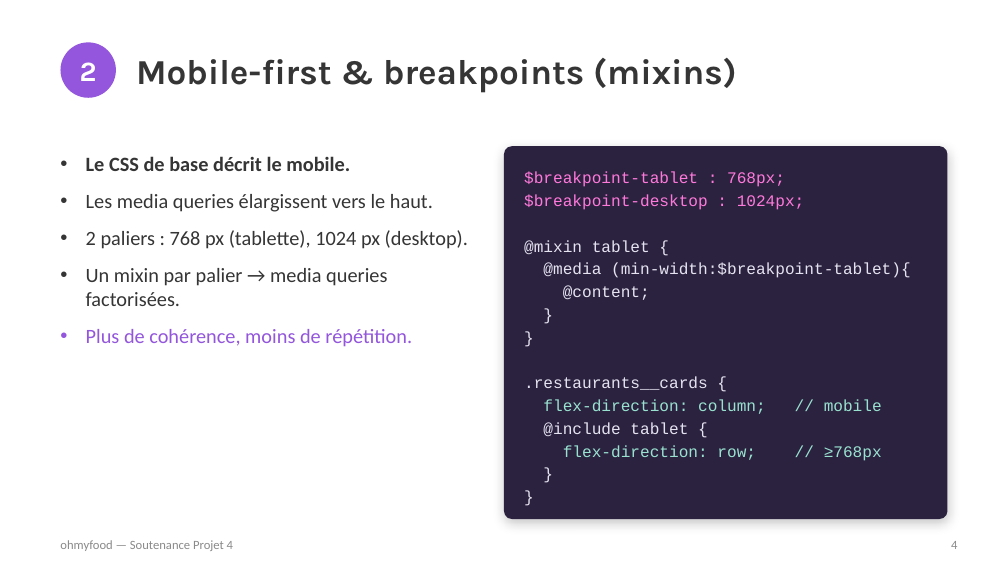
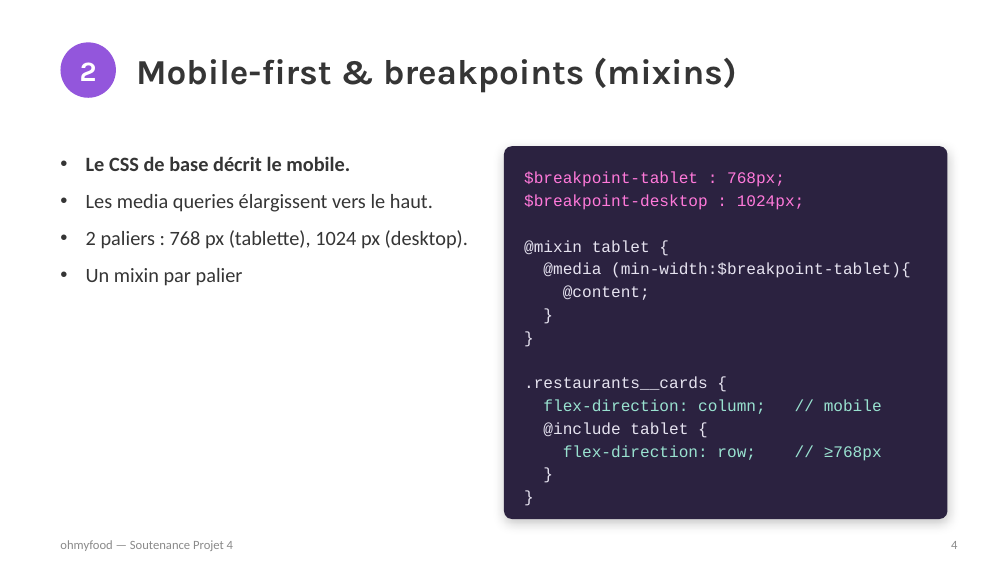
Before and after one commit to nico67-als/Ohmyfood, a slide deck: slide 4 of Soutenance/Ohmyfood_Soutenance.pptx. Drawn at 1008x567 pixels with LibreOffice and Linux fonts; fonts in the diff are those of the drawing. Boxes give left, top, right and bottom in pixels: in the first picture for what was removed or moved away, otherwise in the second. Text is boxed around its words. In the diff, an @@ line names an element or a change of style, - is before the commit and + after.

```diff
--- a/Soutenance/Ohmyfood_Soutenance.pptx
+++ b/Soutenance/Ohmyfood_Soutenance.pptx
@@ text at (x1=86, y1=268, x2=243, y2=286): text changed @@
-• Un mixin par palier → media queries factorisées.
-• Plus de cohérence, moins de répétition.
+• Un mixin par palier
```
Also in this commit, not shown: 4 other slides changed, 12 other files.
